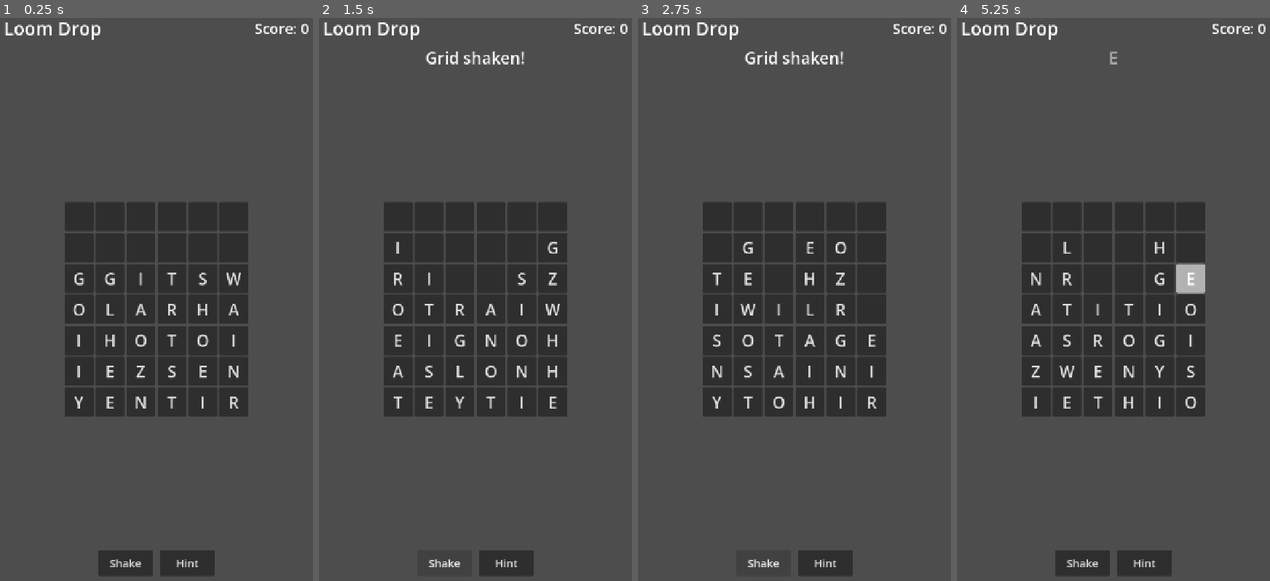
Above: before the commit, frames 1-4 (left to right).
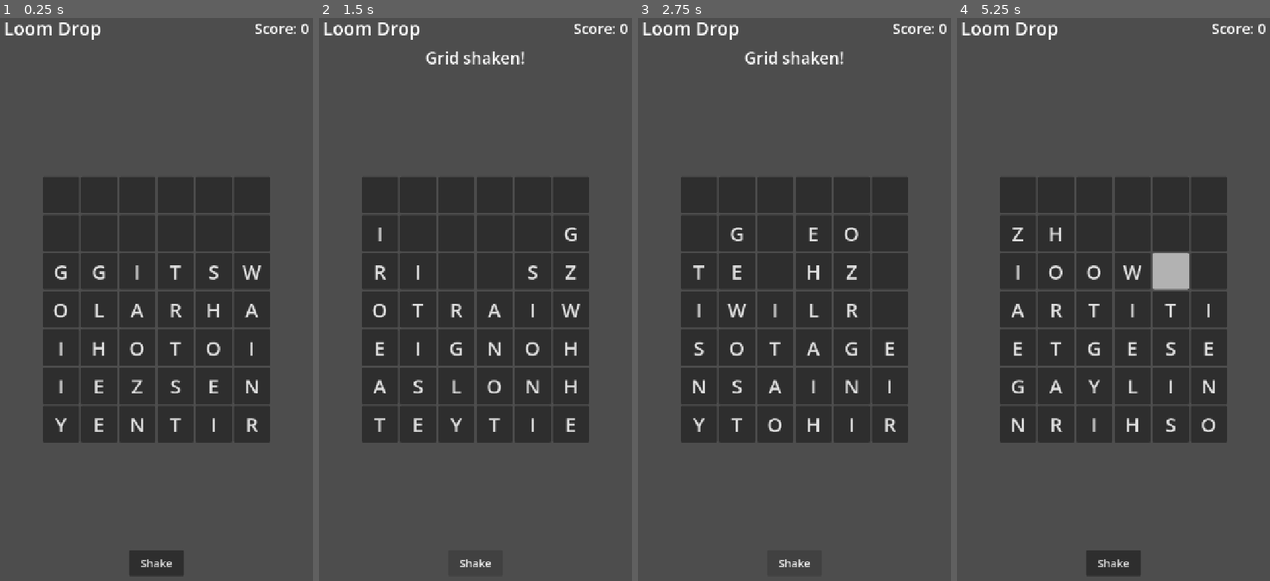
Above: after the commit, the same moments.

Repository: lux-sp4rk/wrdfall
Game: Godot game, scene res://scenes/LoomDrop.tscn
The game is run twice, just before and just after one commit, with the same random seed, the same clock (stepped at 60 frames per second) and the same inputs.
Inputs (mouse positions are in pixels of both pictures, inside the frame that each line leads up to):
- Up to frame 1 (0.25 s): no input
- Up to frame 2 (1.5 s): click (506, 564) at 0.5 s, where only the run before the commit has a clickable "Hint"; click "Shake" at 1.25 s
- Up to frame 3 (2.75 s): click "Shake" at 2 s
- Up to frame 4 (5.25 s): click (1144, 564) at 2.75 s, where only the run before the commit has a clickable "Hint"; click "Shake" at 3.5 s; click (1144, 564) at 4.25 s, where only the run before the commit has a clickable "Hint"; tap Enter at 5 s; move the mouse to (1185, 265) at 5.02 s; click (1185, 265) at 5.17 s

The runs differ from the first frame. In frame 1, 16% of the frame differs, in the area x 13-87%, y 28-99%; in frame 2, 16%; in frame 3, 16%; in frame 4, 17%, in the area x 13-87%, y 5-99%.

Commit message:
refactor: Remove hint button and increase tile size
- Remove hint button from UI and all related code
- Increase tile size from 64x64 to 80x80 pixels
- Increase font size from 36 to 44 for better readability
- Simplifies UI to just Shake button

Co-Authored-By: Claude Sonnet 4.5 <noreply@anthropic.com>

Diff:
--- a/godot/scenes/LoomDrop.tscn
+++ b/godot/scenes/LoomDrop.tscn
@@ -73,10 +73,3 @@
 layout_mode = 2
 theme_override_font_sizes/font_size = 24
 text = "Shake"
-
-[node name="HintButton" type="Button" parent="MarginContainer/VBox/ActionButtons"]
-unique_name_in_owner = true
-custom_minimum_size = Vector2(120, 56)
-layout_mode = 2
-theme_override_font_sizes/font_size = 24
-text = "Hint"
--- a/godot/scripts/LoomDrop.gd
+++ b/godot/scripts/LoomDrop.gd
@@ -3,7 +3,6 @@
 @onready var grid_container: GridContainer = %"GridContainer"
 @onready var word_label: Label = %"WordLabel"
 @onready var score_label: Label = %"ScoreLabel"
-@onready var hint_button: Button = %"HintButton"
 @onready var shake_button: Button = %"ShakeButton"
 
 const ROWS: int = 7
@@ -67,7 +66,6 @@
 	_start_drop_timer()
 
 	# Connect buttons
-	hint_button.pressed.connect(_on_hint_pressed)
 	shake_button.pressed.connect(_on_shake_pressed)
 
 
@@ -104,8 +102,8 @@
 		for col in range(COLS):
 			var btn := Button.new()
 			btn.text = grid[row][col]
-			btn.custom_minimum_size = Vector2(64, 64)
-			btn.add_theme_font_size_override("font_size", 36)
+			btn.custom_minimum_size = Vector2(80, 80)
+			btn.add_theme_font_size_override("font_size", 44)
 			btn.mouse_filter = Control.MOUSE_FILTER_IGNORE
 			grid_container.add_child(btn)
 			btn_row.append(btn)
@@ -417,22 +415,6 @@
 		_: return 12 + (length - 6) * 5
 
 
-# --- Hint Button ---
-
-func _on_hint_pressed() -> void:
-	if not is_selecting or selected_path.is_empty():
-		word_label.text = "Select letters to get a hint"
-		return
-
-	var word: String = _get_selected_word()
-	if selected_path.size() < MIN_WORD_LENGTH:
-		word_label.text = "Select at least 3 letters"
-	elif not dictionary.is_valid_word(word):
-		word_label.text = "Not in dictionary"
-	else:
-		word_label.text = "Valid! Release to accept"
-
-
 # --- Shake Button ---
 
 func _on_shake_pressed() -> void:
